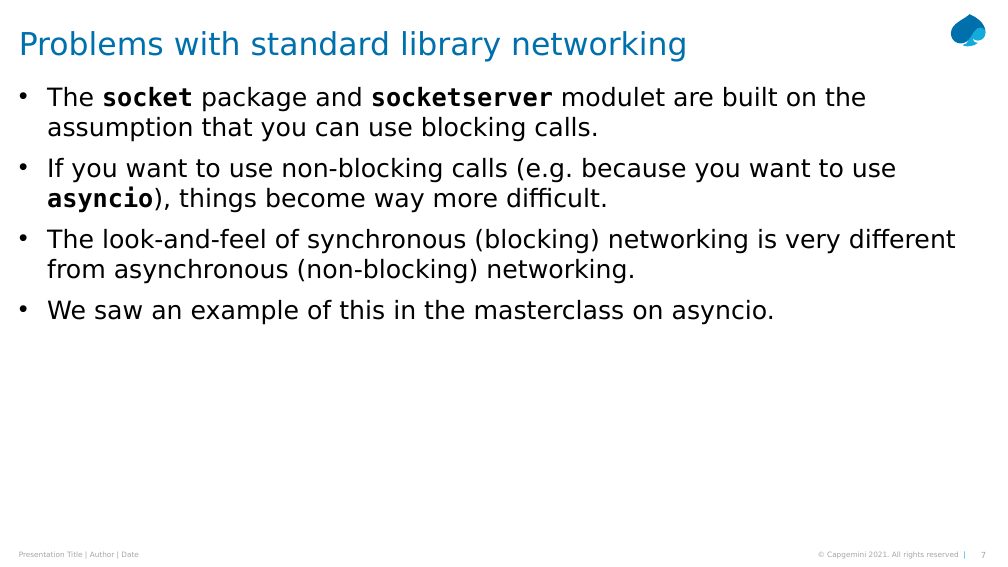
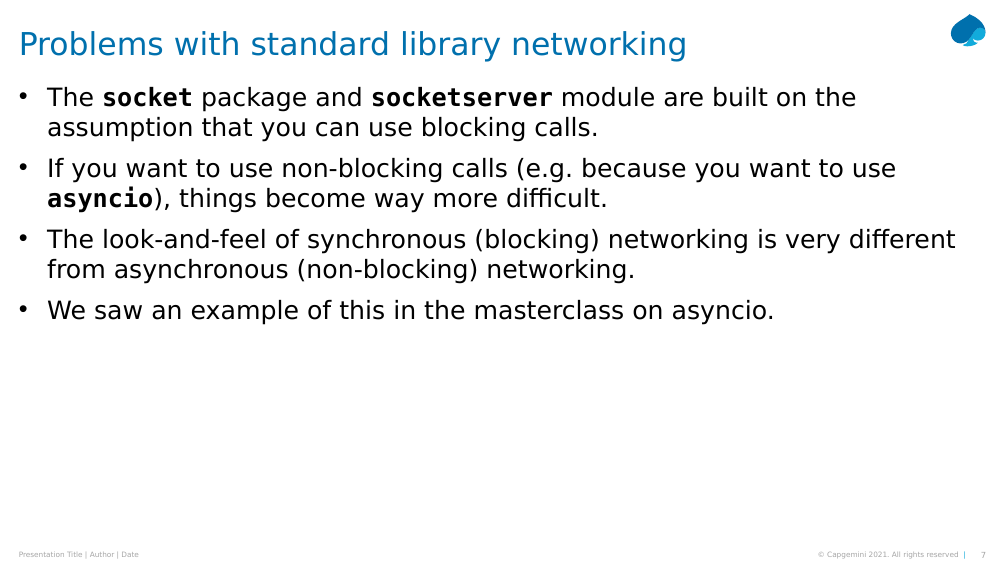
Before and after one commit to Python-Masterclass/Networking, a slide deck: slide 7 of Masterclass-7-Networking.pptx. Drawn at 1008x567 pixels with LibreOffice and Linux fonts; fonts in the diff are those of the drawing. Boxes give left, top, right and bottom in pixels: in the first picture for what was removed or moved away, otherwise in the second. Text is boxed around its words. In the diff, an @@ line names an element or a change of style, - is before the commit and + after.

```diff
--- a/Masterclass-7-Networking.pptx
+++ b/Masterclass-7-Networking.pptx
@@ text at <box>47,87,856,142</box>: text changed @@
-• The socket package and socketserver modulet are built on the assumption that you can use blocking calls.
+• The socket package and socketserver module are built on the assumption that you can use blocking calls.
```
Also in this commit, not shown: 3 other slides changed, 4 other files.
